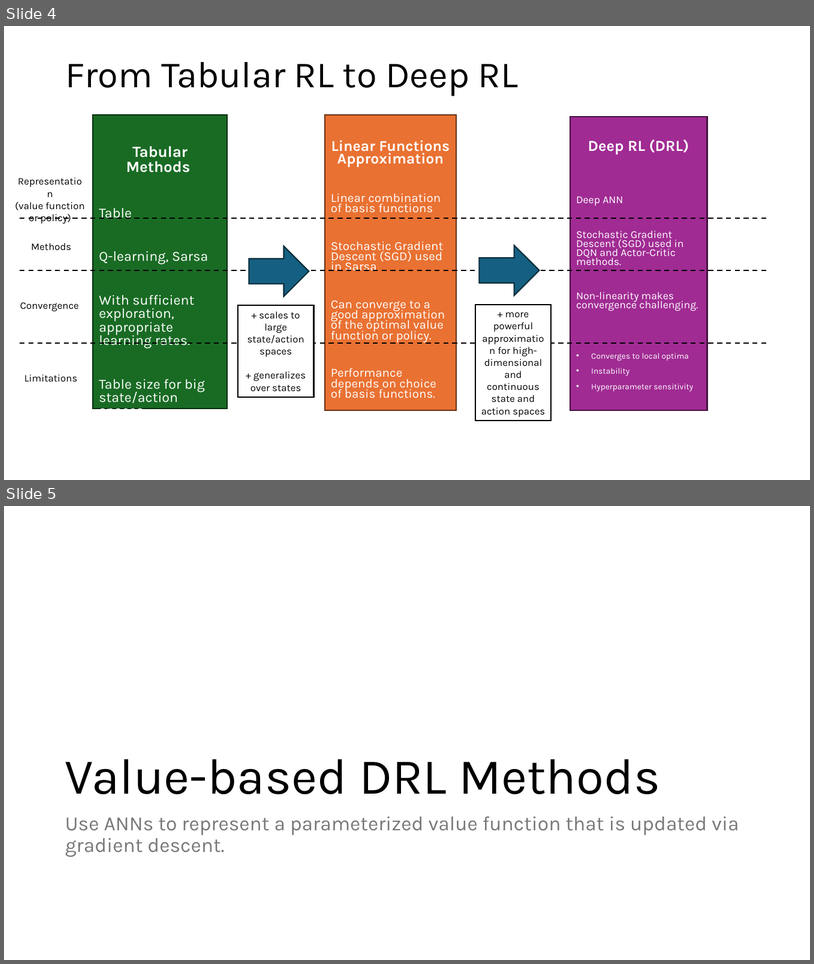
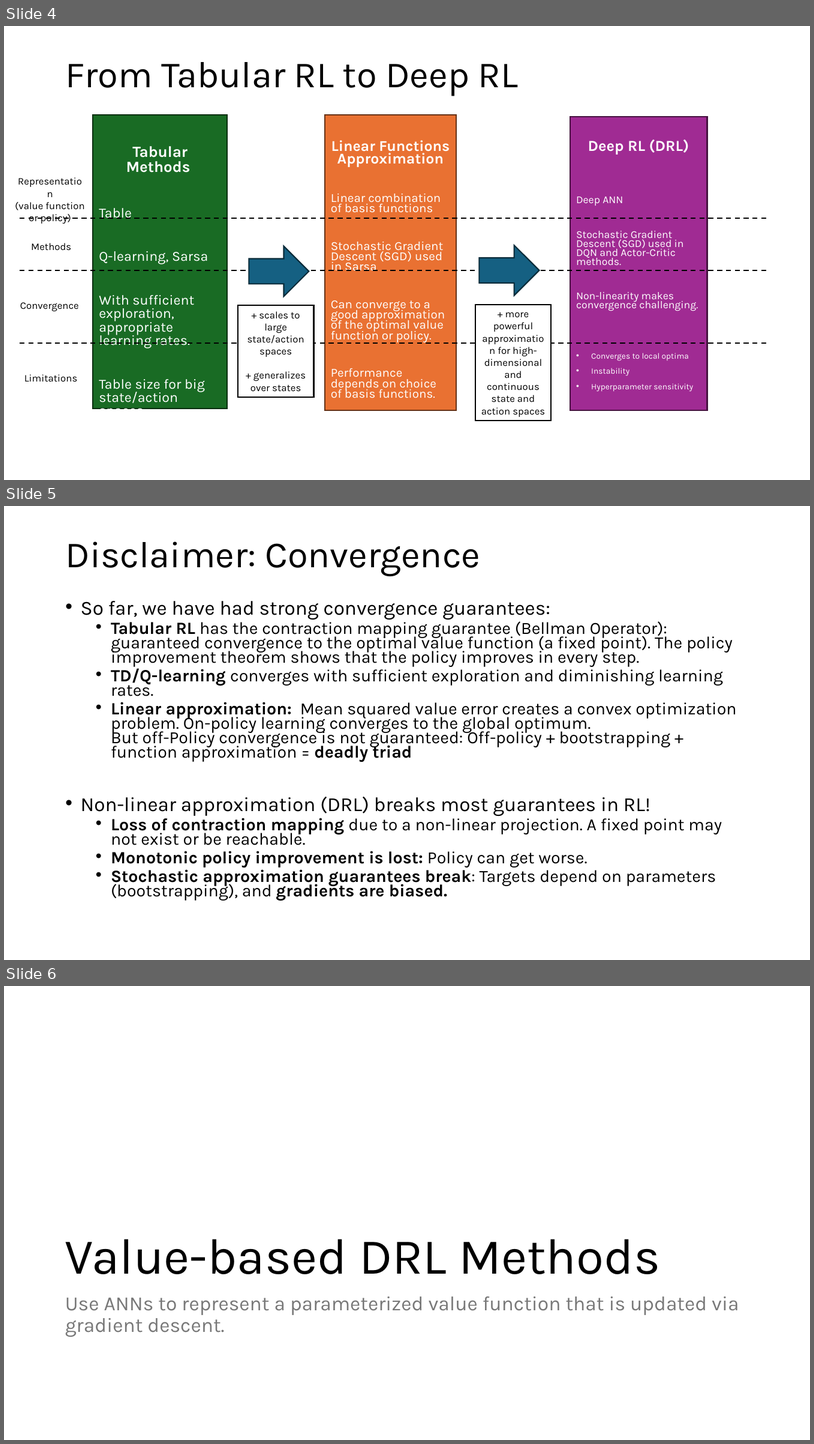
Before and after one commit to mhahsler/Introduction_to_Reinforcement_Learning, a slide deck: slides/Lecture_DRL.pptx. Shown one above the other, each under a label of ours: slides 4 and 5 before the commit, slides 4, 5 and 6 after it. The pictures are 814x964 and 814x1444 pixels, drawn with LibreOffice and Linux fonts; fonts in the diff are those of the drawing. Boxes give left, top, right and bottom in pixels: in the first picture for what was removed or moved away, otherwise in the second. Text is boxed around its words. In the diff, an @@ line names an element or a change of style, - is before the commit and + after.

```diff
--- a/slides/Lecture_DRL.pptx
+++ b/slides/Lecture_DRL.pptx
@@ slide 5 added at (x1=4, y1=506, x2=810, y2=960), background #FFFFFF @@
@@ title added at (x1=65, y1=541, x2=480, y2=576), 44 pt, text #000000 @@
+Disclaimer: Convergence
@@ text added at (x1=81, y1=601, x2=737, y2=900), 20.4 pt, text #000000 @@
+• So far, we have had strong convergence guarantees:
+  • Tabular RL has the contraction mapping guarantee (Bellman Operator): guaranteed convergence to the optimal value function (a fixed point). The policy improvement theorem shows that the policy improves in every step.
+  • TD/Q-learning converges with sufficient exploration and diminishing learning rates.
+  • Linear approximation: Mean squared value error creates a convex optimization problem. On-policy learning converges to the global optimum.
+    But off-Policy convergence is not guaranteed: Off-policy + bootstrapping + function approximation = deadly triad
+• Non-linear approximation (DRL) breaks most guarantees in RL!
+  • Loss of contraction mapping due to a non-linear projection. A fixed point may not exist or be reachable.
+  • Monotonic policy improvement is lost: Policy can get worse.
+  • Stochastic approximation guarantees break: Targets depend on parameters (bootstrapping), and gradients are biased.
@@ what was slide 5 is now slide 6 @@
```
Also in this commit, not shown: 8 slides changed, 2 other slides added, 2 slides removed, 5 other files.
